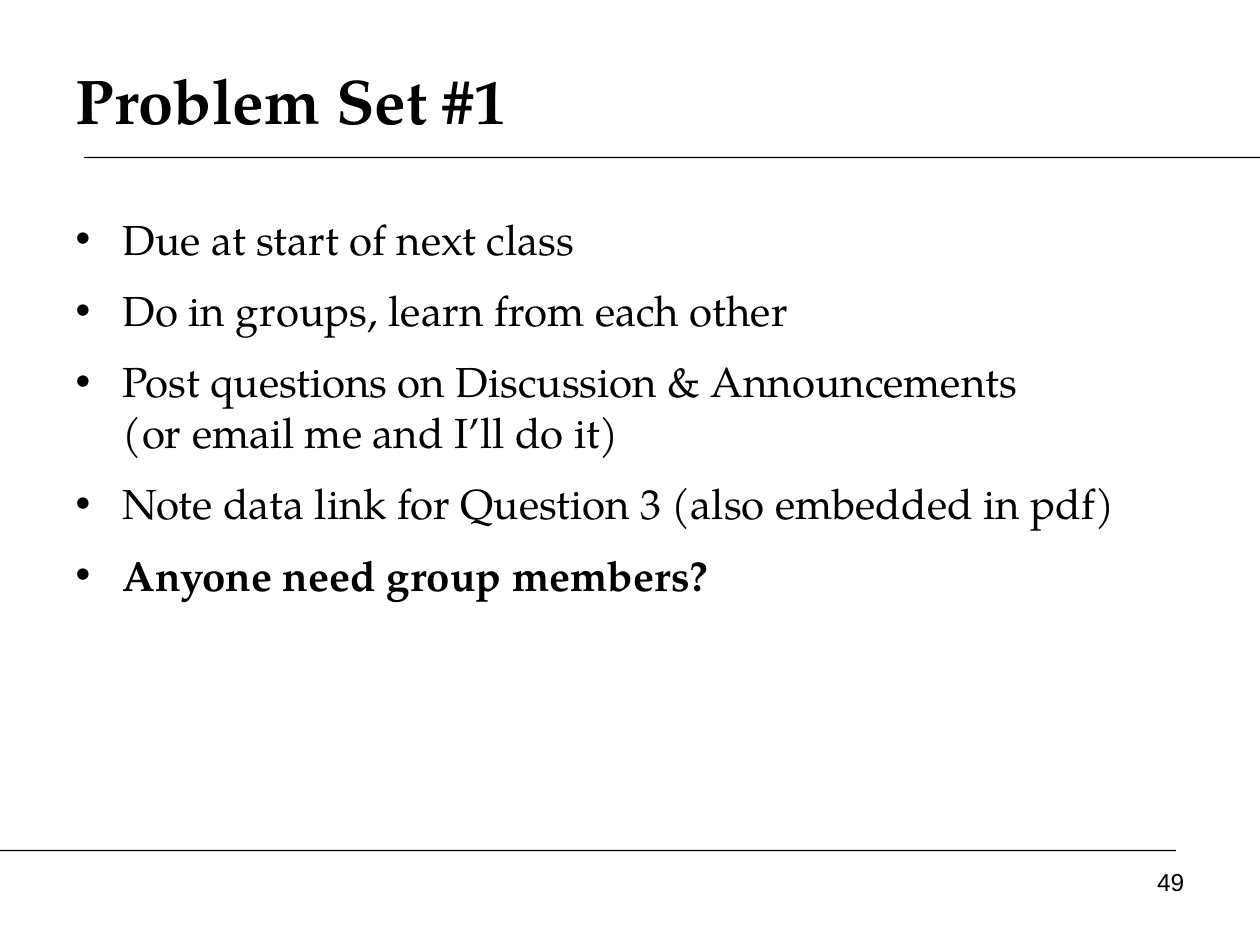
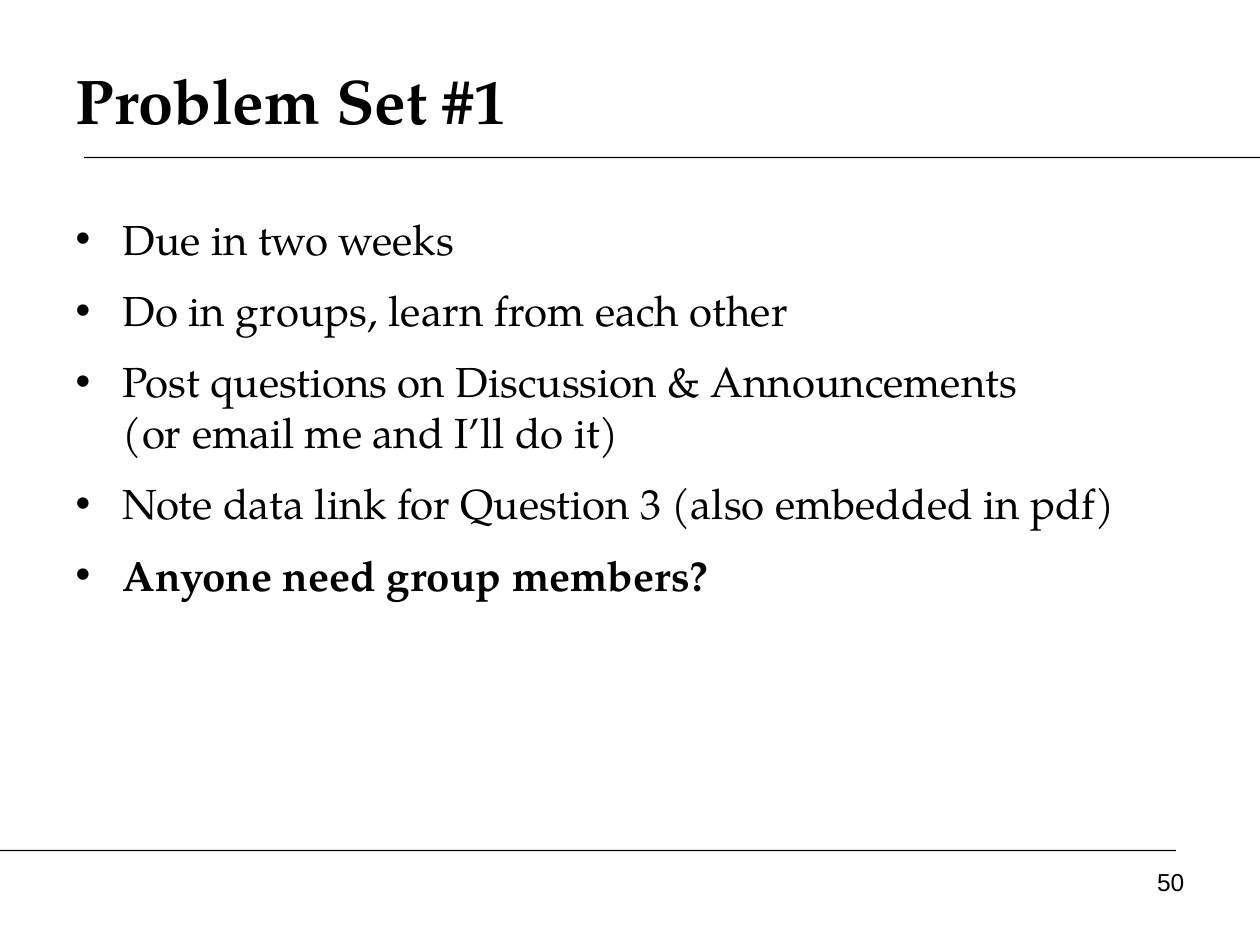
Before and after one commit to DaveBackus/Global_Economy, a slide deck: slide 50 of Slides/slides_growth1_f14.pptx (slide 49 before the commit). Drawn at 1260x945 pixels with LibreOffice and Linux fonts; fonts in the diff are those of the drawing. Boxes give left, top, right and bottom in pixels: in the first picture for what was removed or moved away, otherwise in the second. Text is boxed around its words. In the diff, an @@ line names an element or a change of style, - is before the commit and + after.

```diff
--- a/Slides/slides_growth1_f14.pptx
+++ b/Slides/slides_growth1_f14.pptx
@@ text at [123,224,454,256]: text changed @@
-• Due at start of next class
+• Due in two weeks
@@ page number at [1157,874,1184,892]: text changed @@
-49
+50
```
Also in this commit, not shown: 4 other slides changed, 2 slides added, 23 other files.
